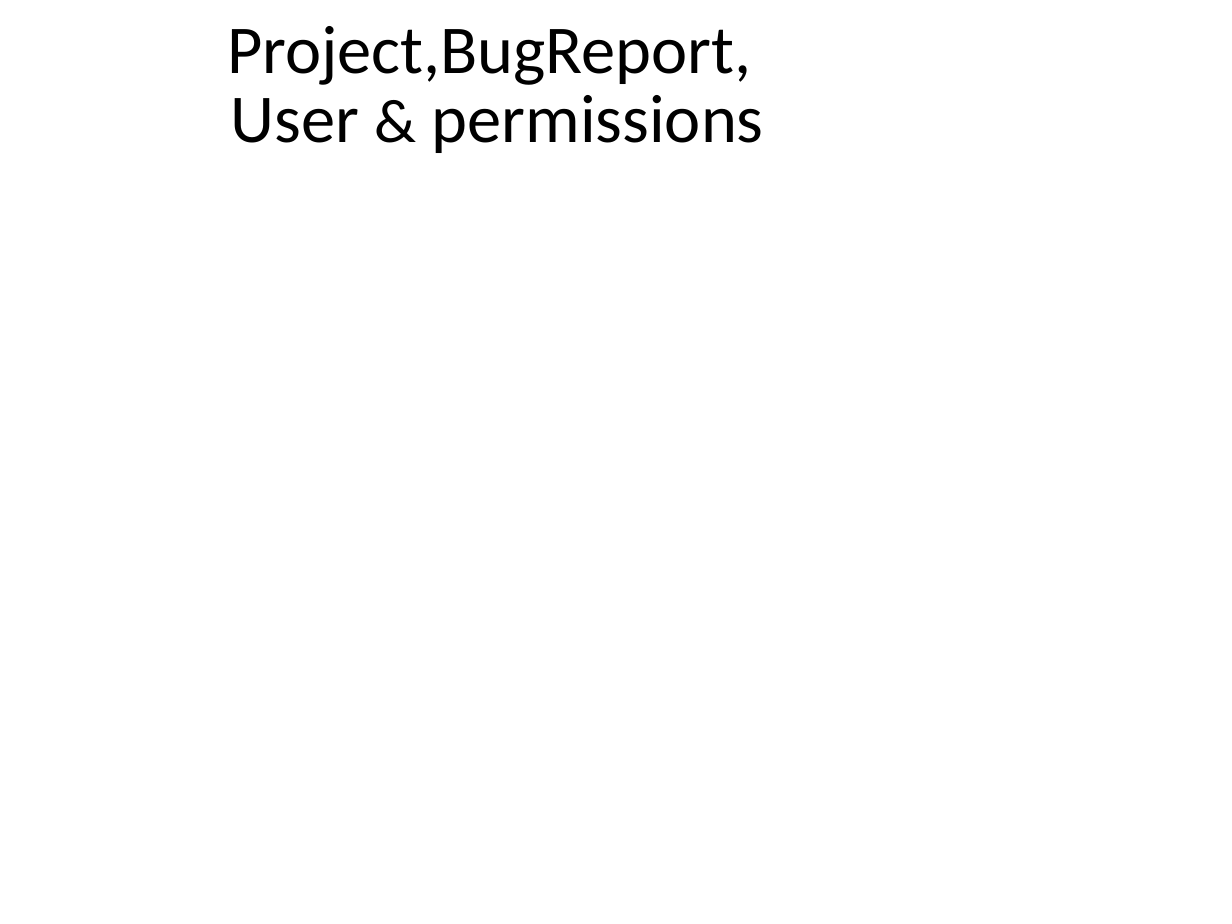
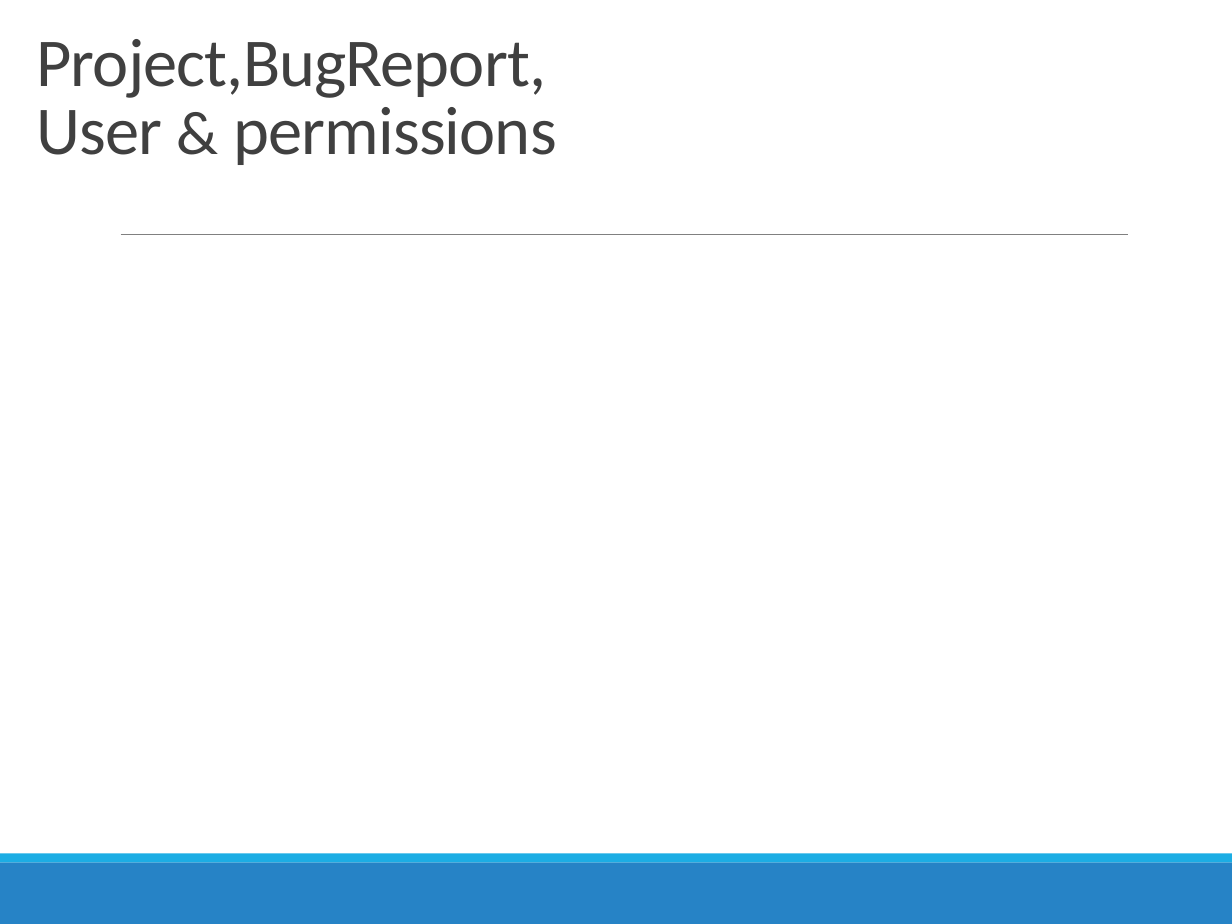
Before and after one commit to BenGoethuys/SwOp-Group03, a slide deck: slide 7 of Iteratie 1/PresentatieIteratie1Group03.pptx. Drawn at 1232x924 pixels with LibreOffice and Linux fonts; fonts in the diff are those of the drawing; background and template pictures are left out. Boxes give left, top, right and bottom in pixels: in the first picture for what was removed or moved away, otherwise in the second. Text is boxed around its words. In the diff, an @@ line names an element or a change of style, - is before the commit and + after.

```diff
--- a/Iteratie 1/PresentatieIteratie1Group03.pptx
+++ b/Iteratie 1/PresentatieIteratie1Group03.pptx
@@ title "Project,BugReport, User & permissions": place and size @@
-title "Project,BugReport, User & permissions" at (227, 26, 764, 153)
+title "Project,BugReport, User & permissions" at (37, 39, 557, 165)
@@ title "Project,BugReport, User & permissions" at (37, 39, 557, 165): text colour #000000 to #404040, letter spacing 0 to -0.5 pt; alignment centre to left; vertical alignment middle to bottom @@
@@ line added from (121, 234) to (1127, 234), #808080 0.5 pt @@
@@ rectangle added at (0, 862, 1232, 924), fill #2683C6 @@
@@ rectangle added at (0, 854, 1232, 862), fill #1CADE4 @@
```
Also in this commit, not shown: 13 other slides changed.
